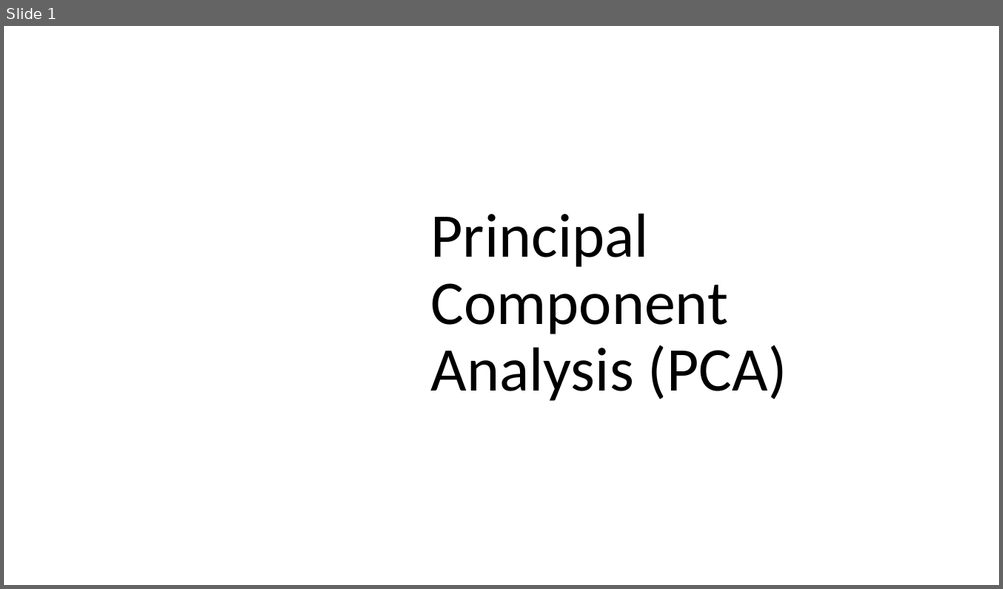
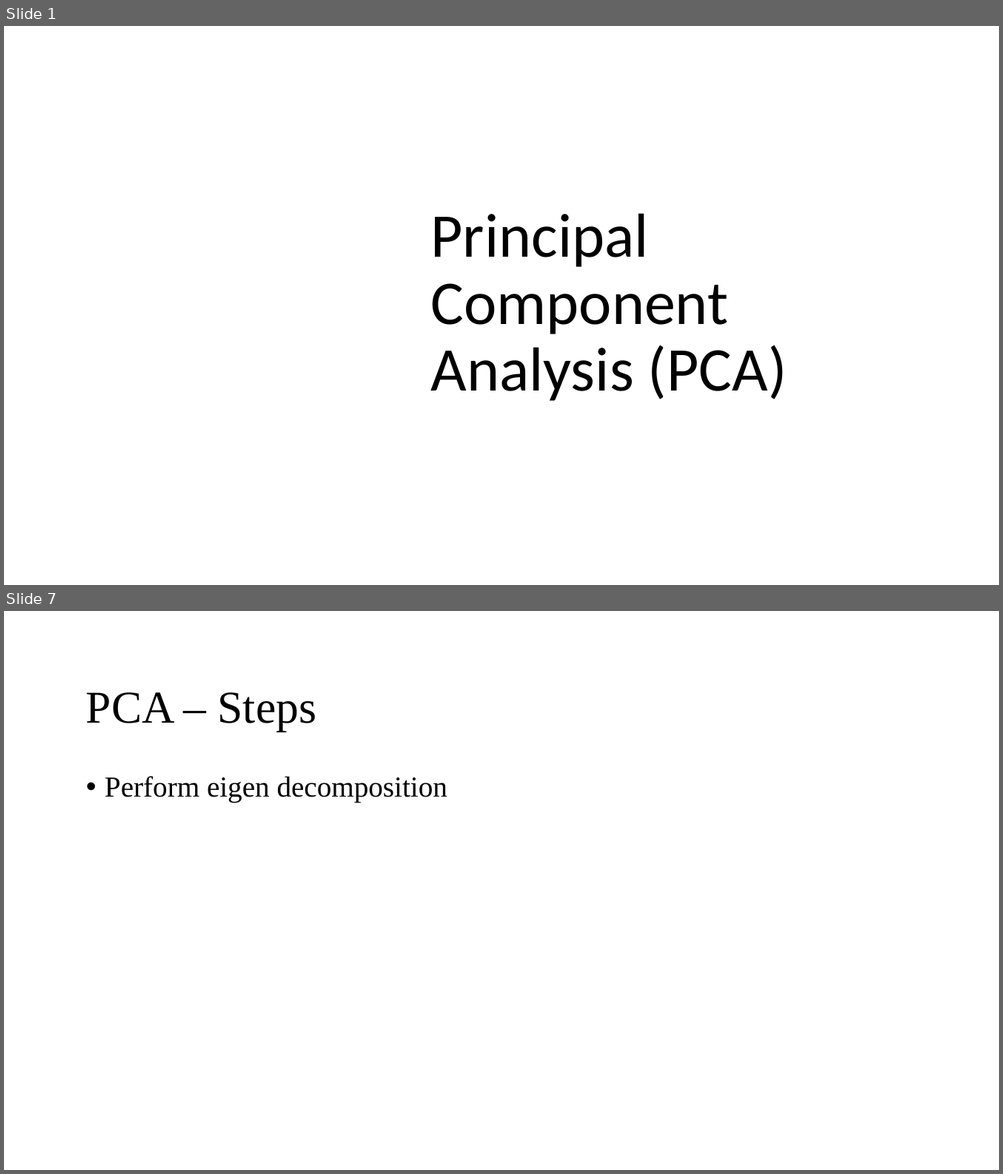
Before and after one commit to Moaaz-Mahmoud/Third-Year-Electrical-Testing-3A, a slide deck: presentation-pca.pptx. Shown one above the other, each under a label of ours: slide 1 before the commit, slides 1 and 7 after it; the slides between them are not shown. The pictures are 1003x589 and 1003x1174 pixels, drawn with LibreOffice and Linux fonts; fonts in the diff are those of the drawing; background and template pictures are left out. Boxes give left, top, right and bottom in pixels: in the first picture for what was removed or moved away, otherwise in the second. Text is boxed around its words. In the diff, an @@ line names an element or a change of style, - is before the commit and + after.

```diff
--- a/presentation-pca.pptx
+++ b/presentation-pca.pptx
@@ slide 7 added at (x1=4, y1=611, x2=999, y2=1170), background picture (left out) @@
@@ title added at (x1=86, y1=692, x2=316, y2=731), 44 pt, text #000000 @@
+PCA – Steps
@@ text added at (x1=105, y1=776, x2=447, y2=803), 28 pt, text #000000 @@
+• Perform eigen decomposition
```
Also in this commit, not shown: 1 slide changed, 3 other slides added.
